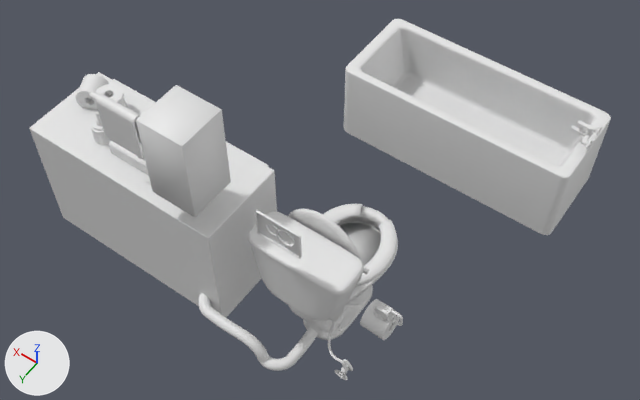
One commit to the FBX model Assets/Model/bath.fbx: the scene before it, then after it.
Rendered twice from a camera (50 mm lens) standing at (-107.0, 130.0, 321.0) and looking at (25.0, -55.0, 29.0). Every picture has the same lights, and +X, +Y and +Z are marked at lower left. Where no turn or scale is listed for an object, it has been applied to the vertices.
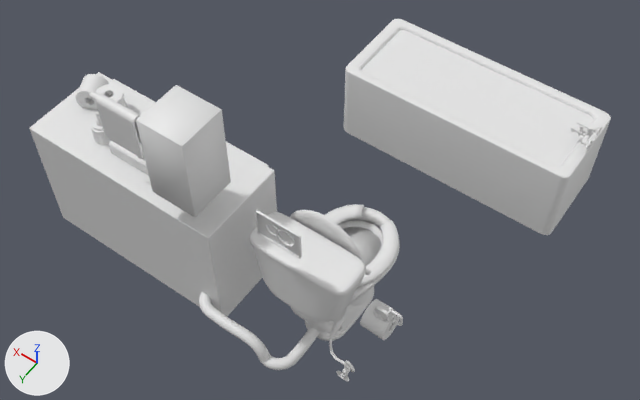
Patch to the scene script:
```diff
--- a/Assets/Model/bath.fbx.py
+++ b/Assets/Model/bath.fbx.py
@@ me_cube_004_1 @@
+me_cube_004_1.from_pydata([(-46.4, -119.9, 38.7), (-47.5, -120.0, 38.7), (-48.4, -120.3, 38.7), (-49.2, -120.8, 38.7), (-49.7, -121.5, 38.7), (-49.9, -122.2, 38.7), (-49.7, -154.2, 38.7), (-49.9, -153.5, 38.7), (-49.2, -154.9, 38.7), (-48.4, -155.4, 38.7), (-47.5, -155.7, 38.7), (-46.4, -155.9, 38.7), (46.4, -119.9, 38.7), (47.5, -120.0, 38.7), (48.4, -120.3, 38.7), (49.2, -120.8, 38.7), (49.7, -121.5, 38.7), (49.9, -122.2, 38.7), (49.7, -154.2, 38.7), (49.9, -153.5, 38.7), (49.2, -154.9, 38.7), (48.4, -155.4, 38.7), (47.5, -155.7, 38.7), (46.4, -155.9, 38.7)], [], [(3, 4, 5, 7, 6, 8, 9, 10, 11, 23, 22, 21, 20, 18, 19, 17, 16, 15, 14, 13, 12, 0, 1, 2)])
+me_cube_004_1.materials.append(mat_uv_001)  # its picture is missing
@@ ob_toilet_001 @@
 ob_toilet_001 = bpy.data.objects.new('Toilet.001', me_toilet_001)
-ob_toilet_001.location = (0.0, 0.0, 0.0)
+ob_toilet_001.location = (-0.6, 0.0, 1.4)
@@ ob_toilet @@
 ob_toilet = bpy.data.objects.new('Toilet', me_toilet)
-ob_toilet.location = (0.0, 0.0, 0.0)
+ob_toilet.location = (-0.8, 0.0, 0.0)
@@ ob_bath_001 @@
+ob_bath_001 = bpy.data.objects.new('bath.001', me_cube_004_1)
+ob_bath_001.location = (0.0, 0.0, 0.0)
```

Changed parts and their boxes (x1, y1, x2, y2) in the pictures (640 x 400 px):
'bath.001', added
    after: (361, 30, 594, 166)
'Toilet', moved
    before: (248, 204, 398, 380)
    after: (250, 204, 400, 381)
'Toilet.001', moved
    before: (198, 222, 380, 371)
    after: (199, 220, 382, 370)
